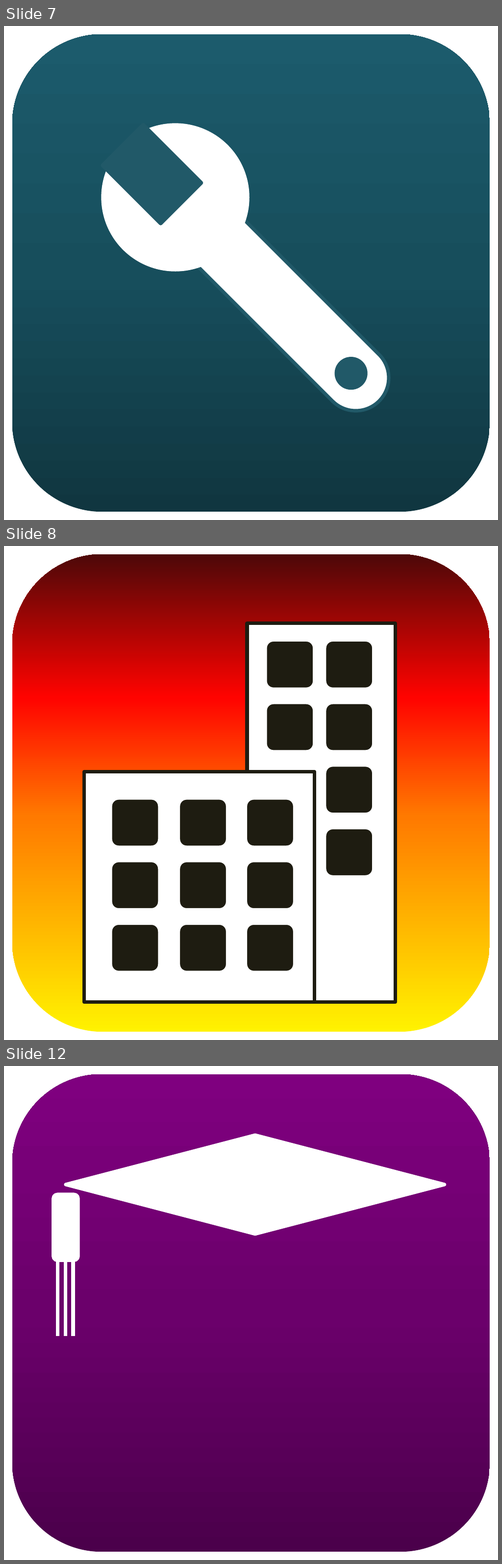
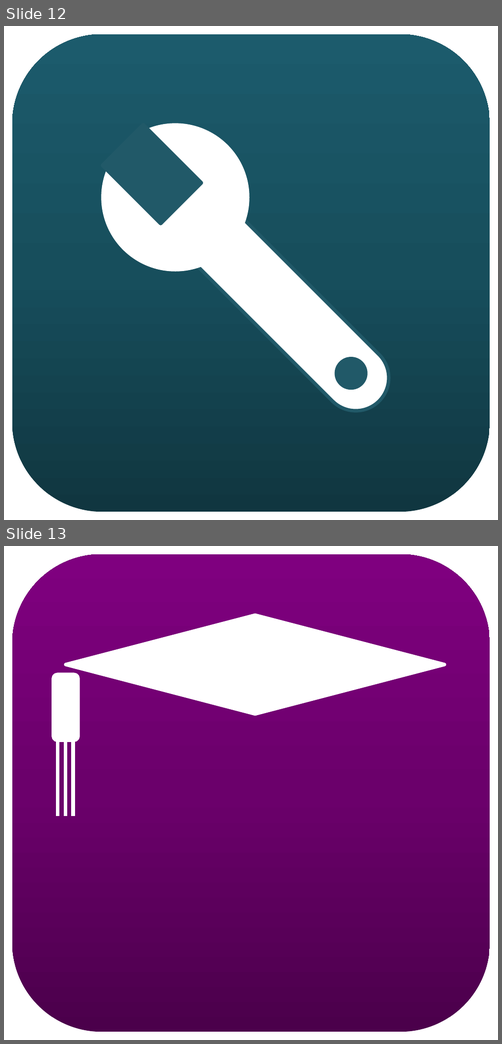
Before and after one commit to solkam/TremnCRM-docs, a slide deck: UI/Icons TremnCRM.pptx. Shown one above the other, each under a label of ours: slides 7, 8 and 12 before the commit, slides 12 and 13 after it; the slides between them are not shown. The pictures are 502x1564 and 502x1044 pixels, drawn with LibreOffice and Linux fonts; fonts in the diff are those of the drawing. Boxes give left, top, right and bottom in pixels: in the first picture for what was removed or moved away, otherwise in the second. Text is boxed around its words. In the diff, an @@ line names an element or a change of style, - is before the commit and + after.

```diff
--- a/UI/Icons TremnCRM.pptx
+++ b/UI/Icons TremnCRM.pptx
@@ slide 8 removed at box(4, 546, 498, 1040), background #FFFFFF @@
@@ rounded rectangle removed at box(12, 554, 490, 1032) @@
@@ rectangle removed at box(247, 623, 395, 1002) @@
@@ rounded rectangle removed at box(265, 640, 314, 689) @@
@@ rounded rectangle removed at box(324, 640, 374, 689) @@
@@ rounded rectangle removed at box(265, 702, 314, 752) @@
@@ rounded rectangle removed at box(324, 702, 374, 752) @@
@@ rounded rectangle removed at box(324, 765, 374, 815) @@
@@ rectangle removed at box(84, 771, 314, 1002) @@
@@ rounded rectangle removed at box(110, 798, 160, 847) @@
@@ rounded rectangle removed at box(178, 798, 228, 847) @@
@@ rounded rectangle removed at box(245, 798, 295, 847) @@
@@ rounded rectangle removed at box(324, 827, 374, 877) @@
@@ rounded rectangle removed at box(110, 861, 160, 910) @@
@@ rounded rectangle removed at box(178, 861, 228, 910) @@
@@ rounded rectangle removed at box(245, 861, 295, 910) @@
@@ rounded rectangle removed at box(110, 923, 160, 973) @@
@@ rounded rectangle removed at box(178, 923, 228, 973) @@
@@ rounded rectangle removed at box(245, 923, 295, 973) @@
@@ what was slide 7 is now slide 12 @@
@@ what was slide 12 is now slide 13 @@
```
Also in this commit, not shown: 4 slides changed, 12 slides added, 4 other slides removed, 9 other files.
